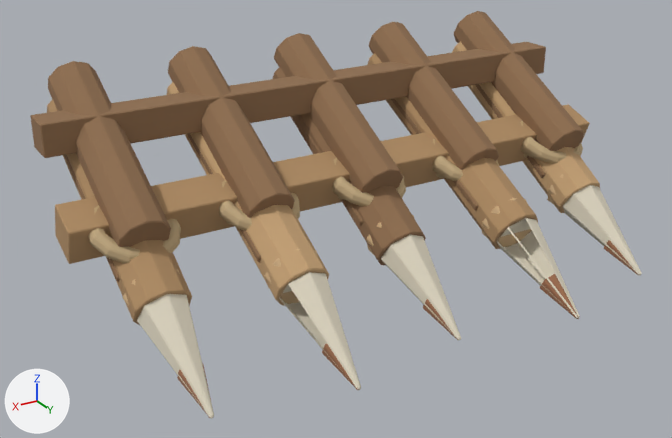
The FBX model Assets/GeneratedBaseItems/16_Wooden_Spike_Barricade.fbx: old version first, new version second.
Camera for both pictures: a camera (50 mm lens) standing at (1.81, 3.4, 1.21) and looking at (0.15, 0.64, -0.16). Every picture has the same lights, and +X, +Y and +Z are marked at lower left. The picture after the commit comes second.

Objects in the first picture: '16_Wooden_Spike_Barricade'.
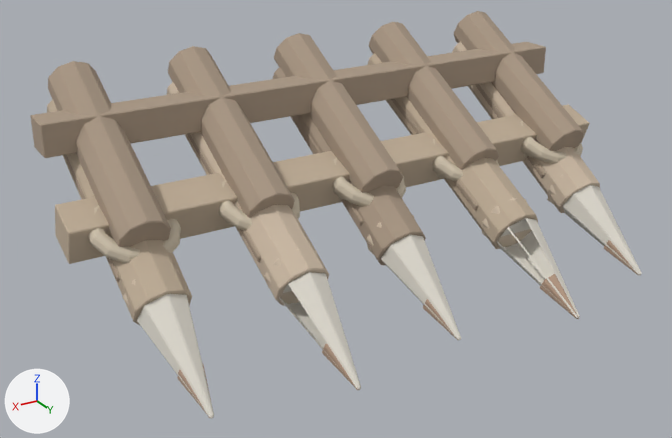
What differs and where, as boxes (x1, y1, x2, y2) in the pictures (672 x 438 px):
'16_Wooden_Spike_Barricade', recoloured (brown to beige): (30, 11, 642, 418) in both

The change, as a diff of the scene's bpy script:
```diff
--- a/Assets/GeneratedBaseItems/16_Wooden_Spike_Barricade.fbx.py
+++ b/Assets/GeneratedBaseItems/16_Wooden_Spike_Barricade.fbx.py
@@ mat_wood___charred_and_stained @@
 mat_wood___charred_and_stained = principled_material('Wood | charred and stained')
-mat_wood___charred_and_stained.base_color = (0.28, 0.16, 0.08)  # brown #906f50
+mat_wood___charred_and_stained.base_color = (0.407, 0.319, 0.237)  # beige #ab9986
 mat_wood___charred_and_stained.roughness = 0.96
@@ mat_wood___exposed_grain @@
 mat_wood___exposed_grain = principled_material('Wood | exposed grain')
-mat_wood___exposed_grain.base_color = (0.44, 0.27, 0.13)  # brown #b18e65
+mat_wood___exposed_grain.base_color = (0.536, 0.432, 0.319)  # beige #c1b099
 mat_wood___exposed_grain.roughness = 0.96
@@ mat_wood___weathered_cedar @@
 mat_wood___weathered_cedar = principled_material('Wood | weathered cedar')
-mat_wood___weathered_cedar.base_color = (0.56, 0.36, 0.18)  # brown #c5a276
+mat_wood___weathered_cedar.base_color = (0.611, 0.497, 0.38)  # beige #cdbba6
 mat_wood___weathered_cedar.roughness = 0.96
@@ mat_rope___plant_fiber @@
 mat_rope___plant_fiber = principled_material('Rope | plant fiber')
-mat_rope___plant_fiber.base_color = (0.54, 0.4, 0.22)  # beige #c2aa81
+mat_rope___plant_fiber.base_color = (0.626, 0.545, 0.42)  # beige #cfc3ad
 mat_rope___plant_fiber.roughness = 0.96
```
